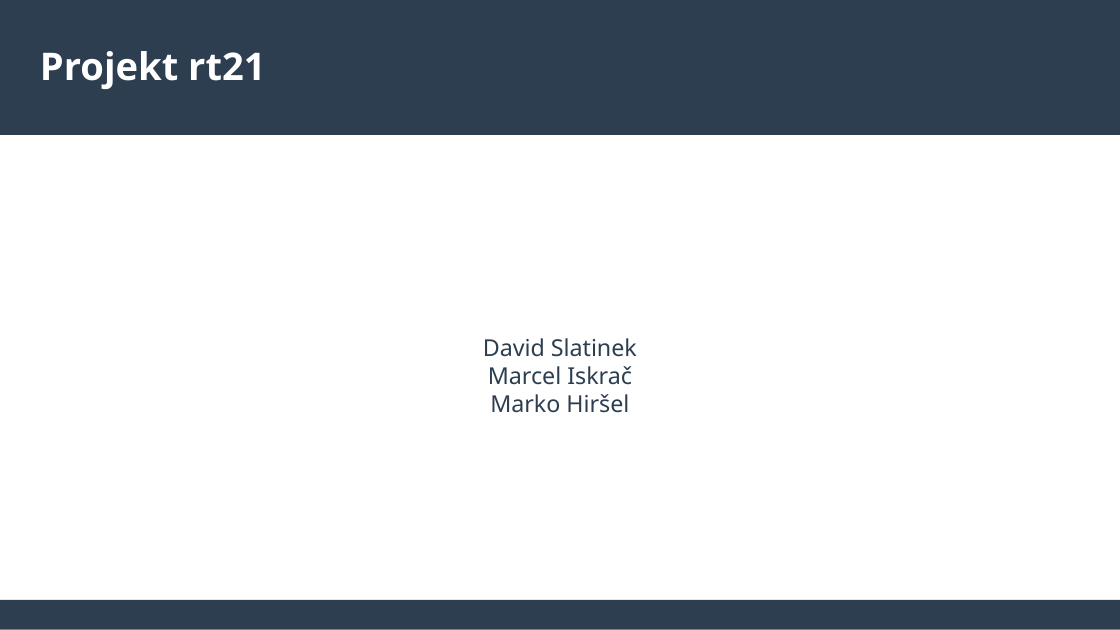
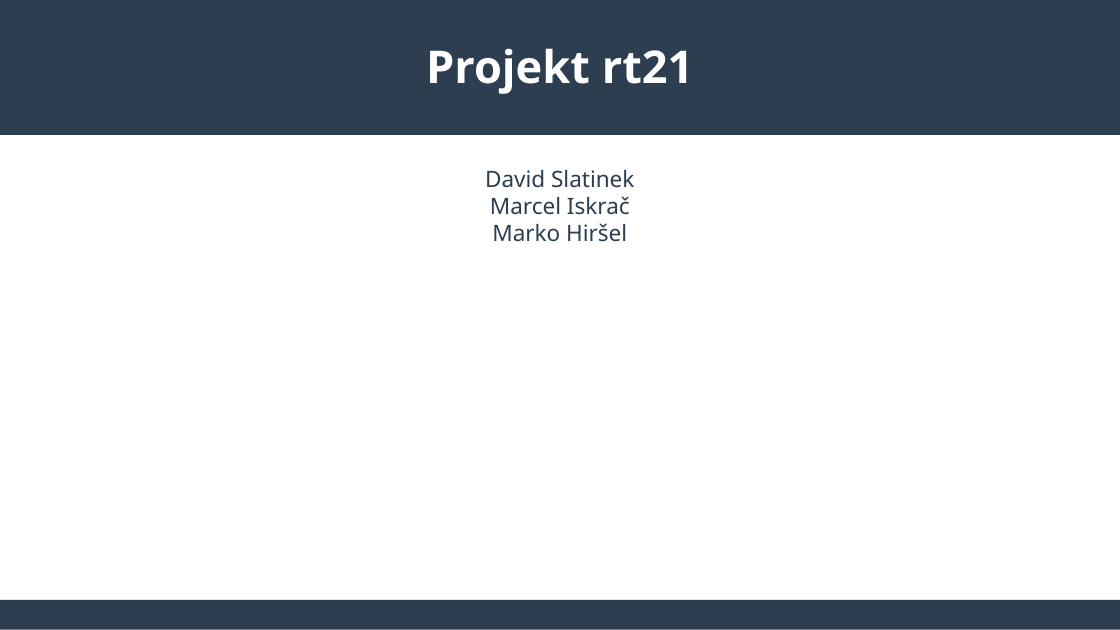
Before and after one commit to david-slatinek/rt21, a slide deck: slide 1 of documents/presentation.odp. Drawn at 1120x630 pixels with LibreOffice and Linux fonts; fonts in the diff are those of the drawing. Boxes give left, top, right and bottom in pixels: in the first picture for what was removed or moved away, otherwise in the second. Text is boxed around its words. In the diff, an @@ line names an element or a change of style, - is before the commit and + after.

```diff
--- a/documents/presentation.odp
+++ b/documents/presentation.odp
@@ title "Projekt rt21" at [426, 48, 694, 94]: size 27 to 32 pt; alignment left to centre @@
@@ text "David Slatinek" at [485, 170, 634, 242]: size 16.5 to 16 pt; vertical alignment middle to top @@
```
Also in this commit, not shown: 2 other slides changed, 1 other file.
